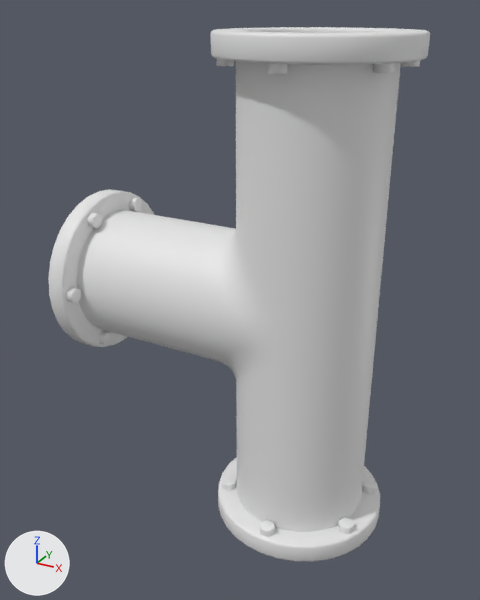
The FBX model Save the SteamBird/Assets/Art/BuizenDeco/BuisTKleiner.fbx, before and after one commit.
One viewpoint serves both versions: a 50 mm camera at (0.195, -0.469, 0.432) aimed at (-0.038, -0.046, 0.22). The axes (+X, +Y, +Z) are drawn at lower left. The lights are the same throughout. Where no turn or scale is listed for an object, it has been applied to the vertices.

Objects in the first picture: 'Tbuis'.
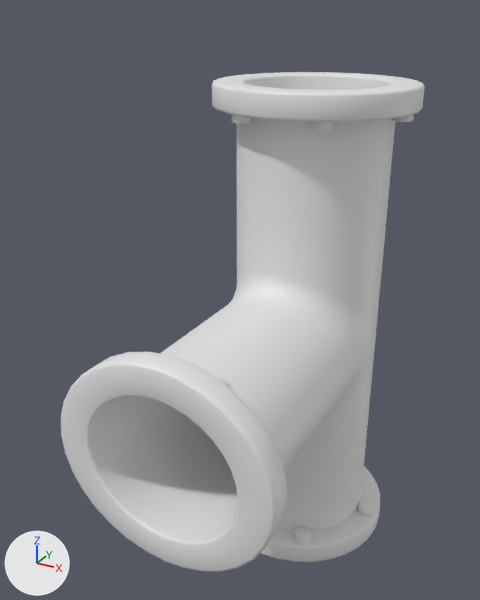
What differs and where, as boxes [x1, y1, x2, y2] in the pictures (480 x 600 px; the box of a moved part takes in the faces that stretch with it):
'Tbuis', reshaped (7% shorter)
    before: [48, 27, 430, 562]
    after: [61, 72, 425, 572]
part 1 of me_tee_joint, moved or reshaped (not visible before)
    after: [232, 114, 253, 123]
part 2 of me_tee_joint, moved or reshaped (not visible afterwards)
    before: [401, 60, 420, 67]
part 3 of me_tee_joint, moved or reshaped
    before: [217, 59, 234, 66]
    after: [311, 122, 334, 130]
part 4 of me_tee_joint, moved or reshaped
    before: [267, 63, 288, 74]
    after: [393, 114, 414, 122]
part 5 of me_tee_joint, moved or reshaped (not visible afterwards)
    before: [373, 63, 396, 74]
part 6 of me_tee_joint, moved or reshaped (not visible afterwards)
    before: [362, 479, 376, 494]
part 7 of me_tee_joint, moved or reshaped (not visible afterwards)
    before: [338, 518, 354, 535]
part 8 of me_tee_joint, moved or reshaped
    before: [260, 520, 275, 537]
    after: [358, 501, 374, 515]
part 9 of me_tee_joint, moved or reshaped
    before: [222, 476, 235, 491]
    after: [294, 528, 311, 543]
part 10 of me_tee_joint, moved or reshaped (not visible afterwards)
    before: [129, 197, 142, 212]
part 11 of me_tee_joint, moved or reshaped (not visible afterwards)
    before: [98, 331, 112, 345]
part 12 of me_tee_joint, moved or reshaped (not visible afterwards)
    before: [66, 287, 82, 303]
part 13 of me_tee_joint, moved or reshaped
    before: [87, 213, 102, 229]
    after: [217, 377, 230, 388]
part 14 of me_tee_joint, moved or reshaped
    before: [48, 27, 430, 561]
    after: [61, 72, 425, 572]

The change in detail:
me_tee_joint is used by ob_tbuis; location (0.0, 0.0, 0.0).
me_tee_joint had 2258 vertices, 2348 faces and spanned x -0.215..0.076, y -0.076..0.076, z 0.0..0.418.
me_tee_joint now has 2258 vertices, 2348 faces and spans x -0.076..0.076, y -0.214..0.076, z -0.001..0.384.
me_tee_joint part 1: the loose piece of 38 vertices spanning x -0.066..-0.051, y 0.024..0.036, z 0.394..0.408 is turned 90 degrees about the z axis through its middle and scaled by 0.961, then moved by (0.029, -0.088, -0.034).
me_tee_joint part 2: the loose piece of 38 vertices spanning x 0.051..0.066, y 0.024..0.036, z 0.394..0.408 is turned 90 degrees about the z axis through its middle and scaled by 0.961, then moved by (-0.088, 0.029, -0.034).
me_tee_joint part 3: the loose piece of 38 vertices spanning x -0.066..-0.051, y -0.036..-0.024, z 0.394..0.408 is turned 90 degrees about the z axis through its middle and scaled by 0.961, then moved by (0.088, -0.028, -0.034).
me_tee_joint part 4: the loose piece of 50 vertices spanning x -0.007..0.007, y -0.072..-0.06, z 0.394..0.408 is turned 90 degrees about the z axis through its middle and scaled by 0.961, then moved by (0.066, 0.066, -0.034).
me_tee_joint part 5: the loose piece of 38 vertices spanning x 0.051..0.066, y -0.036..-0.024, z 0.394..0.408 is turned 90 degrees about the z axis through its middle and scaled by 0.961, then moved by (-0.029, 0.089, -0.034).
me_tee_joint part 6: the loose piece of 38 vertices spanning x 0.051..0.066, y 0.024..0.036, z 0.01..0.024 is turned 90 degrees about the z axis through its middle and scaled by 0.961, then moved by (-0.088, 0.029, 0.0).
me_tee_joint part 7: the loose piece of 38 vertices spanning x 0.051..0.066, y -0.036..-0.024, z 0.01..0.024 is turned 90 degrees about the z axis through its middle and scaled by 0.961, then moved by (-0.029, 0.089, 0.0).
me_tee_joint part 8: the loose piece of 50 vertices spanning x -0.007..0.007, y -0.072..-0.06, z 0.01..0.024 is turned 90 degrees about the z axis through its middle and scaled by 0.961, then moved by (0.066, 0.066, 0.0).
me_tee_joint part 9: the loose piece of 38 vertices spanning x -0.066..-0.051, y -0.036..-0.024, z 0.01..0.024 is turned 90 degrees about the z axis through its middle and scaled by 0.961, then moved by (0.088, -0.028, 0.0).
me_tee_joint part 10: the loose piece of 38 vertices spanning x -0.205..-0.191, y 0.024..0.036, z 0.251..0.265 is turned 90 degrees about the z axis through its middle and scaled by 0.983, then moved by (0.169, -0.228, -0.021).
me_tee_joint part 11: the loose piece of 38 vertices spanning x -0.205..-0.191, y -0.036..-0.024, z 0.134..0.148 is turned 90 degrees about the z axis through its middle and scaled by 0.983, then moved by (0.228, -0.168, -0.012).
me_tee_joint part 12: the loose piece of 50 vertices spanning x -0.205..-0.191, y -0.072..-0.06, z 0.192..0.207 is turned 90 degrees about the z axis through its middle and scaled by 0.987, then moved by (0.264, -0.132, -0.017).
me_tee_joint part 13: the loose piece of 38 vertices spanning x -0.205..-0.191, y -0.036..-0.024, z 0.251..0.265 is turned 90 degrees about the z axis through its middle and scaled by 0.983, then moved by (0.228, -0.168, -0.021).
me_tee_joint part 14: 1502 of 2258 vertices moved; they spanned x -0.215..0.076, y -0.076..0.076, z 0.0..0.418 and now span x -0.076..0.076, y -0.214..0.076, z -0.001..0.384; mean shift (0.058, -0.058, -0.017); largest move (-0.215, -0.074, 0.2) -> (0.074, -0.214, 0.183).
